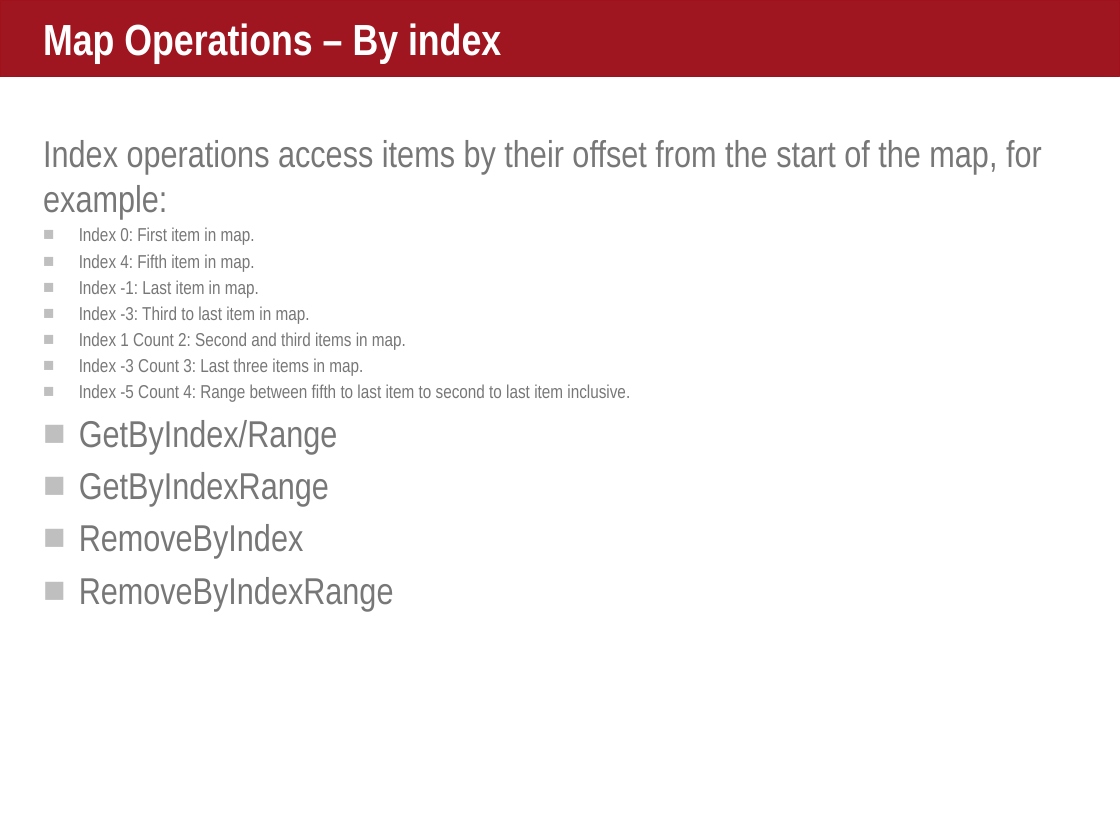
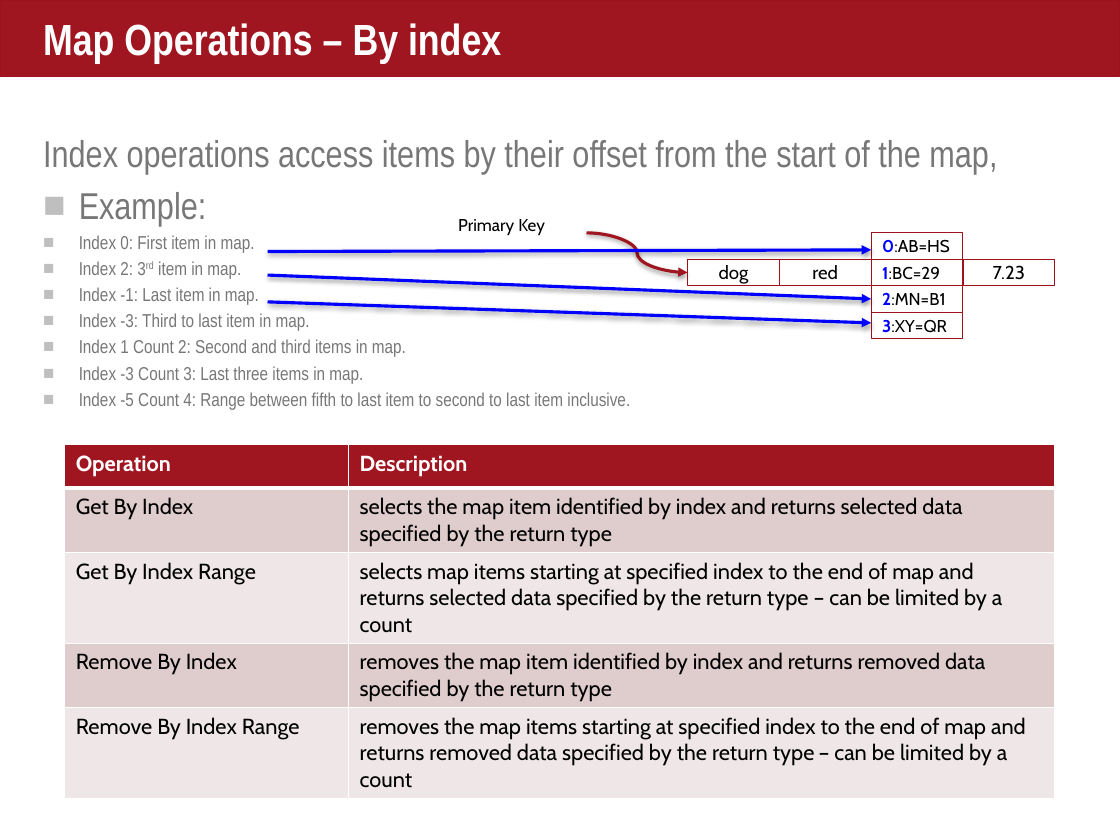
Before and after one commit to helipilot50/aerospike-advanced-concepts, a slide deck: slide 8 of maps/courseware/Maps.pptx (slide 6 before the commit). Drawn at 1120x840 pixels with LibreOffice and Linux fonts; fonts in the diff are those of the drawing. Boxes give left, top, right and bottom in pixels: in the first picture for what was removed or moved away, otherwise in the second. Text is boxed around its words. In the diff, an @@ line names an element or a change of style, - is before the commit and + after.

```diff
--- a/maps/courseware/Maps.pptx
+++ b/maps/courseware/Maps.pptx
@@ text at box(43, 140, 997, 226): text changed @@
-Index operations access items by their offset from the start of the map, for example:
+Index operations access items by their offset from the start of the map,
+■ Example:
@@ group added at box(458, 219, 1055, 339): 7 rectangles, 1 curved arrow, 1 text @@
+dog
+7.23
+1:BC=29
+2:MN=B1
+red
+0:AB=HS
+3:XY=QR
+Primary Key
@@ text at box(79, 261, 241, 279): text changed @@
-■ Index 4: Fifth item in map.
+■ Index 2: 3rd item in map.
@@ arrow added from (268, 252) to (871, 250), #0000FF 2 pt @@
@@ arrow added from (268, 276) to (871, 299), #0000FF 2 pt @@
@@ arrow added from (268, 302) to (871, 323), #0000FF 2 pt @@
@@ table added at box(65, 445, 1055, 794), 5 rows, 2 columns @@
+Operation | Description
+Get By Index | selects the map item identified by index and returns selected data specified by the return type
+Get By Index Range | selects map items starting at specified index to the end of map and returns selected data specified by the return type – can be limited by a count
+Remove By Index | removes the map item identified by index and returns removed data specified by the return type
+Remove By Index Range | removes the map items starting at specified index to the end of map and returns removed data specified by the return type – can be limited by a count
@@ text at box(79, 420, 394, 611): paragraphs removed @@
-■ GetByIndex/Range
-■ GetByIndexRange
-■ RemoveByIndex
-■ RemoveByIndexRange
```
Also in this commit, not shown: 5 other slides changed, 3 slides added, 2 slides removed, 2 other files.
